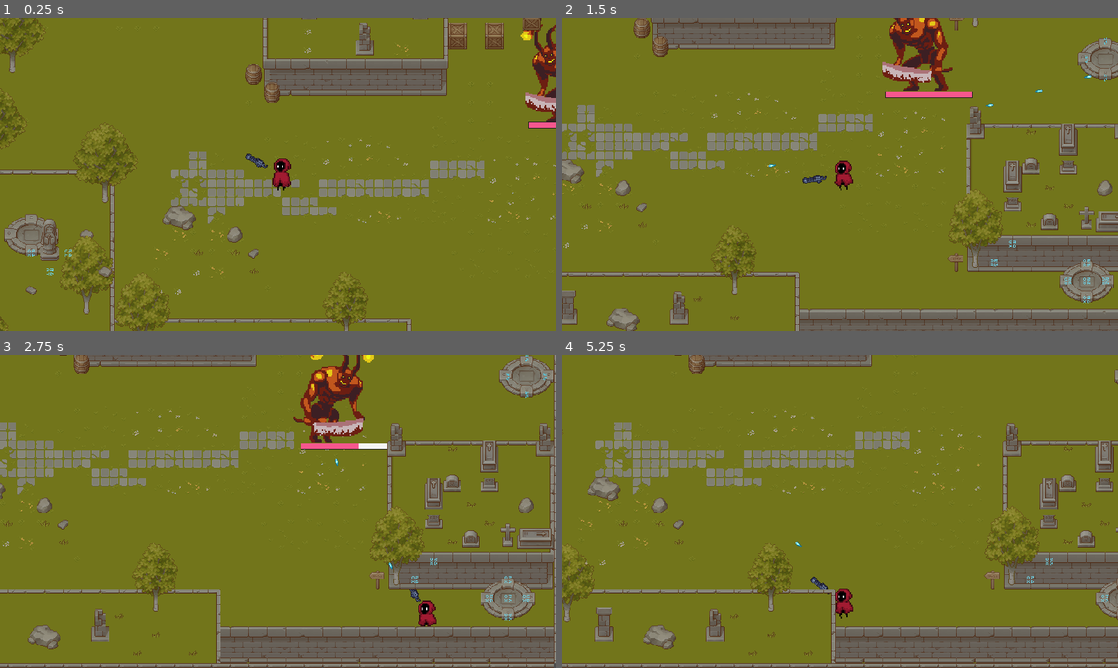
Above: before the commit, frames 1-4 (two rows, left to right).
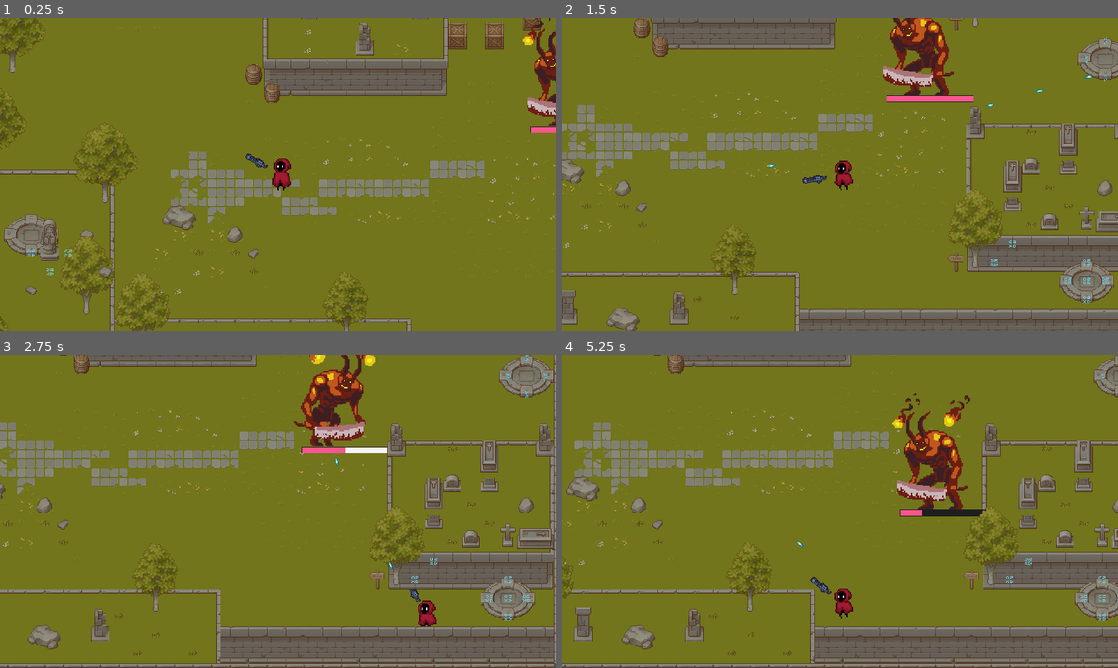
Above: after the commit, the same moments.

Repository: nnbduy239/ShootingGame
Game: Godot game, scene res://main.tscn
Two runs of this game, one before a commit and one after it. Both use one fixed random seed, a clock stepped at 60 frames per second and the inputs below.
Inputs (mouse positions are in pixels of both pictures, inside the frame that each line leads up to):
- Up to frame 1 (0.25 s): no input
- Up to frame 2 (1.5 s): move the mouse to (962, 158) at 0.52 s; hold D (move_right) 0.53-1.28 s; hold Space (attack) 0.53-1.28 s; move the mouse to (728, 190) at 1.27 s; hold S (move_down) from 1.28 s (still down); tap Space (attack) at 1.35 s
- Up to frame 3 (2.75 s): move the mouse to (333, 442) at 2.02 s; release S (move_down) at 2.03 s; hold D (move_right) from 2.03 s (still down); hold Space (attack) from 2.03 s (still down)
- Up to frame 4 (5.25 s): move the mouse to (812, 574) at 2.77 s; release D (move_right) at 2.78 s; release Space (attack) at 2.78 s; hold W (move_up) 2.78-3.53 s; tap Space (attack) at 2.85, 5.1 s; move the mouse to (1006, 558) at 3.52 s; hold A (move_left) 3.53-4.25 s; hold Space (attack) 3.53-4.25 s; tap Escape (pause, bound only after the commit) at 4.15 s; click (840, 505) at 4.25 s, where only the run after the commit has a clickable "Resume"; move the mouse to (673, 464) at 5.02 s; hold A (move_left) from 5.03 s (still down)

The runs differ from the first frame. In frame 1, 1.1% of the frame differs, in the area x 29-100%, y 0-89%; in frame 2, 1.9%; in frame 3, 2.2%; in frame 4, 18%, in the area x 0-100%, y 0-100%.

Commit message:
Added main menu and paused screen

Diff:
--- a/Component/HurtBoxComponent.gd
+++ b/Component/HurtBoxComponent.gd
@@ -15,4 +15,3 @@
 			owner.stats.health -= area.damage
 	else:
 		owner.stats.health -= area.damage
-		print(owner.stats.health)
--- a/Data/Stats/boss_stats.tres
+++ b/Data/Stats/boss_stats.tres
@@ -4,4 +4,4 @@
 
 [resource]
 script = ExtResource("1_ua2nk")
-max_health = 30
+max_health = 40
--- a/Scenes/Boss/boss.tscn
+++ b/Scenes/Boss/boss.tscn
@@ -20,12 +20,12 @@
 size = Vector2(223.5, 160.25)
 
 [sub_resource type="CapsuleShape2D" id="CapsuleShape2D_cw3sy"]
-radius = 41.0
+radius = 56.0
 height = 150.0
 
 [sub_resource type="CapsuleShape2D" id="CapsuleShape2D_1ljwl"]
-radius = 42.0
-height = 84.0
+radius = 45.0
+height = 90.0
 
 [sub_resource type="Animation" id="Animation_do1uf"]
 length = 0.001
@@ -431,7 +431,7 @@
 }
 
 [sub_resource type="RectangleShape2D" id="RectangleShape2D_sua11"]
-size = Vector2(261.5, 105)
+size = Vector2(335, 92.5)
 
 [node name="Boss" type="CharacterBody2D" groups=["enemies"]]
 light_mask = 2
@@ -442,6 +442,7 @@
 stats = ExtResource("2_vly7x")
 
 [node name="Sprite2D" type="Sprite2D" parent="."]
+z_index = 2
 position = Vector2(2, -102)
 scale = Vector2(2, 2)
 texture = ExtResource("1_65dd4")
@@ -467,15 +468,17 @@
 
 [node name="HurtBox" type="Area2D" parent="."]
 position = Vector2(3, 3)
+collision_layer = 2
+collision_mask = 4
 script = ExtResource("2_8jcad")
 
 [node name="CollisionShape2D" type="CollisionShape2D" parent="HurtBox"]
-position = Vector2(4, -21)
+position = Vector2(3, -14)
 shape = SubResource("CapsuleShape2D_cw3sy")
 debug_color = Color(0.911901, 0.200797, 0.543849, 0.42)
 
 [node name="CollisionShape2D" type="CollisionShape2D" parent="."]
-position = Vector2(5, 7)
+position = Vector2(14, 11)
 shape = SubResource("CapsuleShape2D_1ljwl")
 
 [node name="AnimationPlayer" type="AnimationPlayer" parent="."]
@@ -512,7 +515,7 @@
 script = ExtResource("9_kfgln")
 
 [node name="Zone" type="CollisionShape2D" parent="PlayerDetectedZone"]
-position = Vector2(-62, 3)
+position = Vector2(4.5, 14.25)
 shape = SubResource("RectangleShape2D_sua11")
 
 [node name="HealthBar" parent="." instance=ExtResource("11_s86x7")]
--- a/Scenes/Gun/bullet.tscn
+++ b/Scenes/Gun/bullet.tscn
@@ -15,7 +15,7 @@
 [node name="Bullet" type="Area2D"]
 top_level = true
 rotation = 0.0616184
-collision_mask = 2
+collision_mask = 10
 script = ExtResource("1_7x8l4")
 
 [node name="Sprite2D" type="Sprite2D" parent="."]
--- /dev/null
+++ b/Scenes/Ui/menu.tscn
@@ -0,0 +1,35 @@
+[gd_scene load_steps=2 format=3 uid="uid://dsoj8kujrjdfn"]
+
+[ext_resource type="Script" path="res://Scripts/UI/menu.gd" id="1_5q4ki"]
+
+[node name="Menu" type="Control"]
+layout_mode = 3
+anchors_preset = 15
+anchor_right = 1.0
+anchor_bottom = 1.0
+grow_horizontal = 2
+grow_vertical = 2
+script = ExtResource("1_5q4ki")
+
+[node name="MarginContainer" type="MarginContainer" parent="."]
+layout_mode = 0
+offset_left = 274.0
+offset_top = 73.0
+offset_right = 925.0
+offset_bottom = 211.0
+
+[node name="VBoxContainer" type="VBoxContainer" parent="MarginContainer"]
+layout_mode = 2
+size_flags_vertical = 8
+alignment = 1
+
+[node name="Start" type="Button" parent="MarginContainer/VBoxContainer"]
+layout_mode = 2
+text = "Start"
+
+[node name="Quit" type="Button" parent="MarginContainer/VBoxContainer"]
+layout_mode = 2
+text = "Quit"
+
+[connection signal="pressed" from="MarginContainer/VBoxContainer/Start" to="." method="_on_start_pressed"]
+[connection signal="pressed" from="MarginContainer/VBoxContainer/Quit" to="." method="_on_quit_pressed"]
--- /dev/null
+++ b/Scenes/Ui/pause_menu.tscn
@@ -0,0 +1,59 @@
+[gd_scene load_steps=2 format=3 uid="uid://clt420wjq2rq2"]
+
+[ext_resource type="Script" path="res://Scripts/UI/pause_menu.gd" id="1_34kj6"]
+
+[node name="PauseMenu" type="Control"]
+process_mode = 3
+visible = false
+layout_mode = 3
+anchors_preset = 15
+anchor_right = 1.0
+anchor_bottom = 1.0
+grow_horizontal = 2
+grow_vertical = 2
+script = ExtResource("1_34kj6")
+
+[node name="Panel" type="ColorRect" parent="."]
+layout_mode = 1
+anchors_preset = 15
+anchor_right = 1.0
+anchor_bottom = 1.0
+grow_horizontal = 2
+grow_vertical = 2
+color = Color(0.639216, 0.913725, 0.968627, 0.0509804)
+
+[node name="GridContainer" type="GridContainer" parent="."]
+layout_mode = 1
+anchors_preset = 8
+anchor_left = 0.5
+anchor_top = 0.5
+anchor_right = 0.5
+anchor_bottom = 0.5
+offset_left = -20.0
+offset_top = -20.0
+offset_right = 20.0
+offset_bottom = 20.0
+grow_horizontal = 2
+grow_vertical = 2
+theme_override_constants/v_separation = 8
+
+[node name="Label" type="Label" parent="GridContainer"]
+layout_mode = 2
+theme_override_font_sizes/font_size = 32
+text = "--Pause--"
+
+[node name="Resume" type="Button" parent="GridContainer"]
+layout_mode = 2
+text = "Resume"
+
+[node name="Restart" type="Button" parent="GridContainer"]
+layout_mode = 2
+text = "Restart"
+
+[node name="Quit" type="Button" parent="GridContainer"]
+layout_mode = 2
+text = "Quit"
+
+[connection signal="pressed" from="GridContainer/Resume" to="." method="_on_resume_pressed"]
+[connection signal="pressed" from="GridContainer/Restart" to="." method="_on_restart_pressed"]
+[connection signal="pressed" from="GridContainer/Quit" to="." method="_on_quit_pressed"]
--- a/Scripts/Boss/boss.gd
+++ b/Scripts/Boss/boss.gd
@@ -10,10 +10,11 @@
 @onready var timer = $Timer
 @onready var state_machine = $StateMachine
 @onready var health_bar = $HealthBar
+@onready var hurt_box =$HurtBox
 
 func _ready():
+	health_bar.init_health(stats.max_health)
 	stats.health = stats.max_health
-	health_bar.init_health(stats.health)
 
 
 func _physics_process(delta):
@@ -21,8 +22,10 @@
 func _on_hurt_box_area_entered(area):
 	if not area.is_in_group("enemies"):
 		hit_animaiton.play("RESET")
-		health_bar.health = stats.health
-		if stats.health <= 0:
+		if stats.health > 0 :
+			health_bar.health = stats.health
+		else:
+			health_bar.visible = false
 			state_machine.on_child_transition(state_machine.current_state, "Death")
 func _on_timer_timeout():
 	queue_free()
--- a/Scripts/UI/health_bar.gd
+++ b/Scripts/UI/health_bar.gd
@@ -1,7 +1,7 @@
 extends ProgressBar
 
 @onready var timer = $Timer
-@onready var damge_bar = $DamageBar
+@onready var damage_bar = $DamageBar
 
 var health = 0 : set = _set_health
 
@@ -16,17 +16,17 @@
 	if health < prev_health:
 		timer.start()
 	else:
-		damge_bar.value = health
+		damage_bar.value = health
 
 
 func init_health(_health):
 	health = _health
 	max_value = health
 	value = health
-	damge_bar.max_value = health
-	damge_bar.value = health
+	damage_bar.max_value = health
+	damage_bar.value = health
 
 
 
 func _on_timer_timeout():
-	damge_bar.value = health
+	damage_bar.value = health
--- /dev/null
+++ b/Scripts/UI/menu.gd
@@ -0,0 +1,9 @@
+extends Control
+
+
+
+func _on_start_pressed():
+	get_tree().change_scene_to_file("res://main.tscn")
+
+func _on_quit_pressed():
+	get_tree().quit()
--- /dev/null
+++ b/Scripts/UI/pause_menu.gd
@@ -0,0 +1,25 @@
+extends  Control
+
+var _is_paused: bool = false:
+	set = set_paused
+
+
+func _unhandled_input(event):
+	if event.is_action_pressed("pause"):
+		_is_paused = !_is_paused
+
+
+func set_paused(value):
+	_is_paused = value
+	get_tree().paused = _is_paused
+	visible = _is_paused
+
+
+func _on_resume_pressed():
+	_is_paused = false
+
+func _on_restart_pressed():
+	get_tree().reload_current_scene()
+
+func _on_quit_pressed():
+	get_tree().quit()
--- a/main.tscn
+++ b/main.tscn
@@ -8,6 +8,7 @@
 [ext_resource type="Texture2D" uid="uid://dtwextl25t877" path="res://Asserts/map/TX Tileset Stone Ground.png" id="6_efc2m"]
 [ext_resource type="Texture2D" uid="uid://b70iitdvl3vr8" path="res://Asserts/map/TX Tileset Wall.png" id="7_ispuc"]
 [ext_resource type="Texture2D" uid="uid://bmpvnp5m4xdl3" path="res://Asserts/map/TX Shadow Plant.png" id="8_ht6ej"]
+[ext_resource type="PackedScene" uid="uid://clt420wjq2rq2" path="res://Scenes/Ui/pause_menu.tscn" id="10_u7kld"]
 
 [sub_resource type="TileSetAtlasSource" id="TileSetAtlasSource_hju82"]
 texture = ExtResource("3_8fd08")
@@ -1068,6 +1069,7 @@
 tile_set = SubResource("TileSet_i4c5h")
 format = 2
 layer_0/name = "1"
+layer_0/y_sort_enabled = true
 layer_0/z_index = -2
 layer_0/tile_data = PackedInt32Array(0, 6, 0, 1, 6, 0, 2, 6, 0, 3, 6, 0, 4, 6, 0, 5, 6, 0, 65541, 6, 0, 65542, 6, 0, 65 …(15715 unchanged characters)…
 layer_1/name = "2"
@@ -1086,3 +1088,7 @@
 [node name="CollisionPolygon2D" type="CollisionPolygon2D" parent="Collisions"]
 visible = false
 polygon = PackedVector2Array(1628, 595, 1947, 600, 1944, 421, 2160, 419, 2158, 542, 2452, 549, 2454, 731, 2168, 732, 21 …(256 unchanged characters)…
+
+[node name="CanvasLayer" type="CanvasLayer" parent="."]
+
+[node name="PauseMenu" parent="CanvasLayer" instance=ExtResource("10_u7kld")]
--- a/project.godot
+++ b/project.godot
@@ -50,6 +50,11 @@
 "events": [Object(InputEventKey,"resource_local_to_scene":false,"resource_name":"","device":-1,"window_id":0,"alt_pressed":false,"shift_pressed":false,"ctrl_pressed":false,"meta_pressed":false,"pressed":false,"keycode":0,"physical_keycode":32,"key_label":0,"unicode":32,"echo":false,"script":null)
 ]
 }
+pause={
+"deadzone": 0.5,
+"events": [Object(InputEventKey,"resource_local_to_scene":false,"resource_name":"","device":-1,"window_id":0,"alt_pressed":false,"shift_pressed":false,"ctrl_pressed":false,"meta_pressed":false,"pressed":false,"keycode":0,"physical_keycode":4194305,"key_label":0,"unicode":0,"echo":false,"script":null)
+]
+}
 
 [layer_names]
 
Not shown: 1 places in main.tscn that only renumber resources
